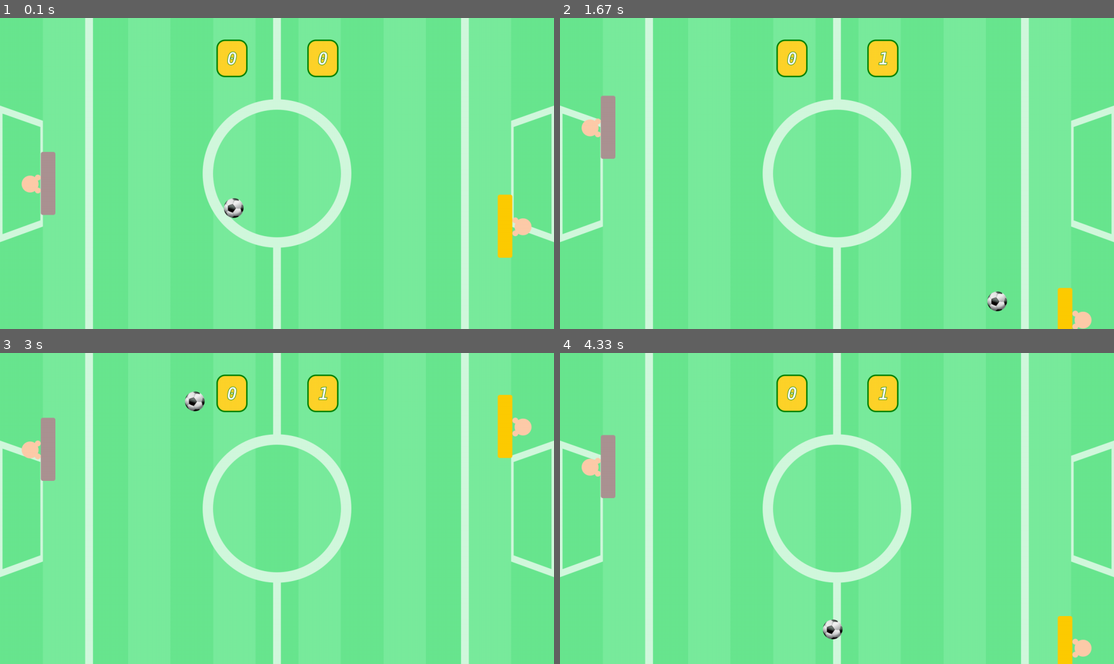
Above: before the commit, frames 1-4 (two rows, left to right).
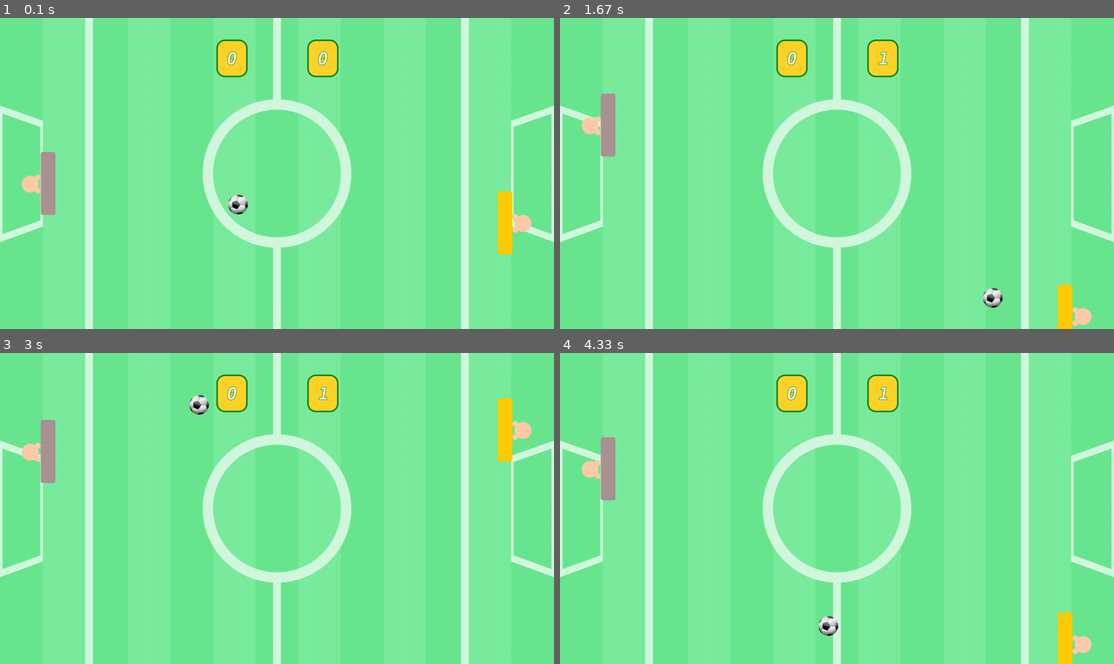
Above: after the commit, the same moments.

Repository: antonio24073/pygame-projects
Game: pygame game, started from futeblopong/main.py
Two runs of this game, one before a commit and one after it. Both use one fixed random seed, a clock stepped at 60 frames per second and the inputs below.
Inputs:
- Up to frame 1 (0.1 s): no input
- Up to frame 2 (1.67 s): hold W 0.33-0.8 s; hold S 0.83-1.13 s; hold W 1.17-1.53 s; hold S from 1.57 s (still down)
- Up to frame 3 (3 s): release S at 1.93 s; hold W 1.97-2.27 s; hold S 2.3-2.6 s; hold W from 2.63 s (still down)
- Up to frame 4 (4.33 s): release W at 3 s; hold S 3.03-3.4 s; hold W 3.43-3.73 s; hold S 3.77-4.07 s; hold W from 4.1 s (still down)

The runs differ from the first frame. In frame 1, 0.4% of the frame differs, in the area x 40-96%, y 55-78%; in frame 2, 0.5%; in frame 3, 0.5%, in the area x 3-96%, y 12-42%; in frame 4, 0.5%.

Commit message:
Adicionando frase de vencedor

Diff:
--- a/futeblopong/main.py
+++ b/futeblopong/main.py
@@ -5,10 +5,12 @@
 window = pygame.display.set_mode([1280, 720])
 title = pygame.display.set_caption("Futebol pong")
 
+win = pygame.image.load("assets/win.png")
+
 score1 = 0
-score1_img = pygame.image.load("assets/score/0.png")
+score1_img = pygame.image.load("assets/score/"+str(score1)+".png")
 score2 = 0
-score2_img = pygame.image.load("assets/score/0.png")
+score2_img = pygame.image.load("assets/score/"+str(score2)+".png")
 
 field = pygame.image.load("assets/field.png")
 
@@ -92,7 +94,8 @@
         ball_dir_y *= -1  # inverter lado da bola ao reiniciar
         ball_dir *= -1  # inverter lado da bola ao reiniciar
         score2 += 1
-        score2_img = pygame.image.load("assets/score/" + str(score2) + ".png")
+        if score2 in range (10):
+            score2_img = pygame.image.load("assets/score/" + str(score2) + ".png")
         print(str(score2))
     elif ball_x > 1320:  # caso jogador dois perder
         ball_x = 617
@@ -100,17 +103,24 @@
         ball_dir_y *= -1
         ball_dir *= -1
         score1 += 1
-        score1_img = pygame.image.load("assets/score/" + str(score1) + ".png")
+        if score1 in range (10):
+            score1_img = pygame.image.load("assets/score/" + str(score1) + ".png")
         print(str(score1))
 
 
 def draw():
     window.blit(field, (0, 0))
-    window.blit(player1, (50, player1_y))
-    window.blit(player2, (1150, player2_y))
-    window.blit(ball, (ball_x, ball_y))
-    window.blit(score1_img, (500, 50))
-    window.blit(score2_img, (710, 50))
+    if score1 or score2 < 10:
+        window.blit(player1, (50, player1_y))
+        window.blit(player2, (1150, player2_y))
+        window.blit(ball, (ball_x, ball_y))
+        window.blit(score1_img, (500, 50))
+        window.blit(score2_img, (710, 50))
+        move_player()
+        move_player2()
+        move_ball()
+    else:
+        window.blit(win, (300, 330))
 
 
 ball = pygame.image.load("assets/ball.png")
@@ -137,8 +147,5 @@
     #     print("bola    %s %s: " % (ball_y, (ball_y + 23)))
     #     loop = False
 
-    move_player()
-    move_player2()
-    move_ball()
     draw()
     pygame.display.update()
